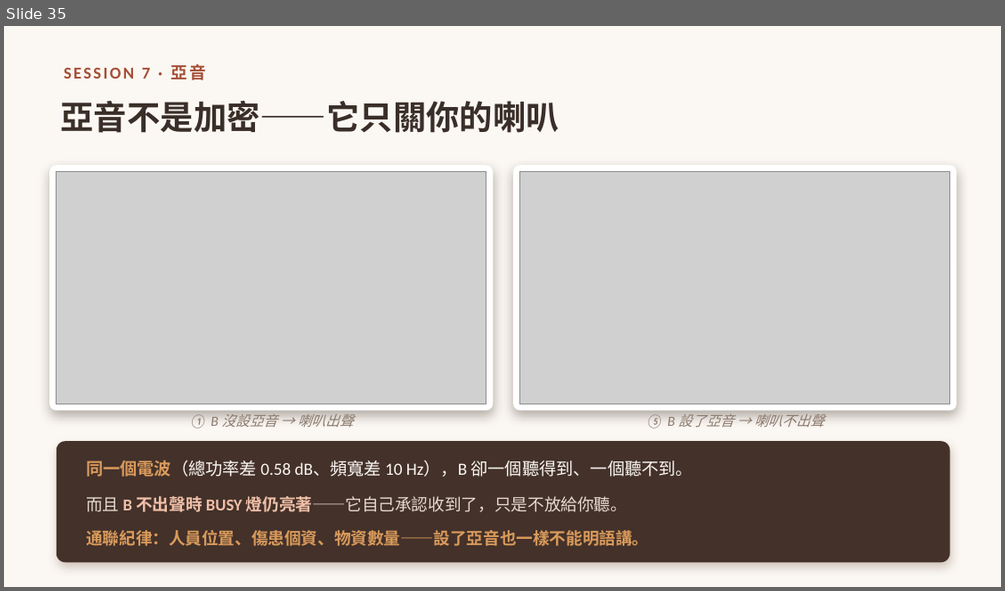
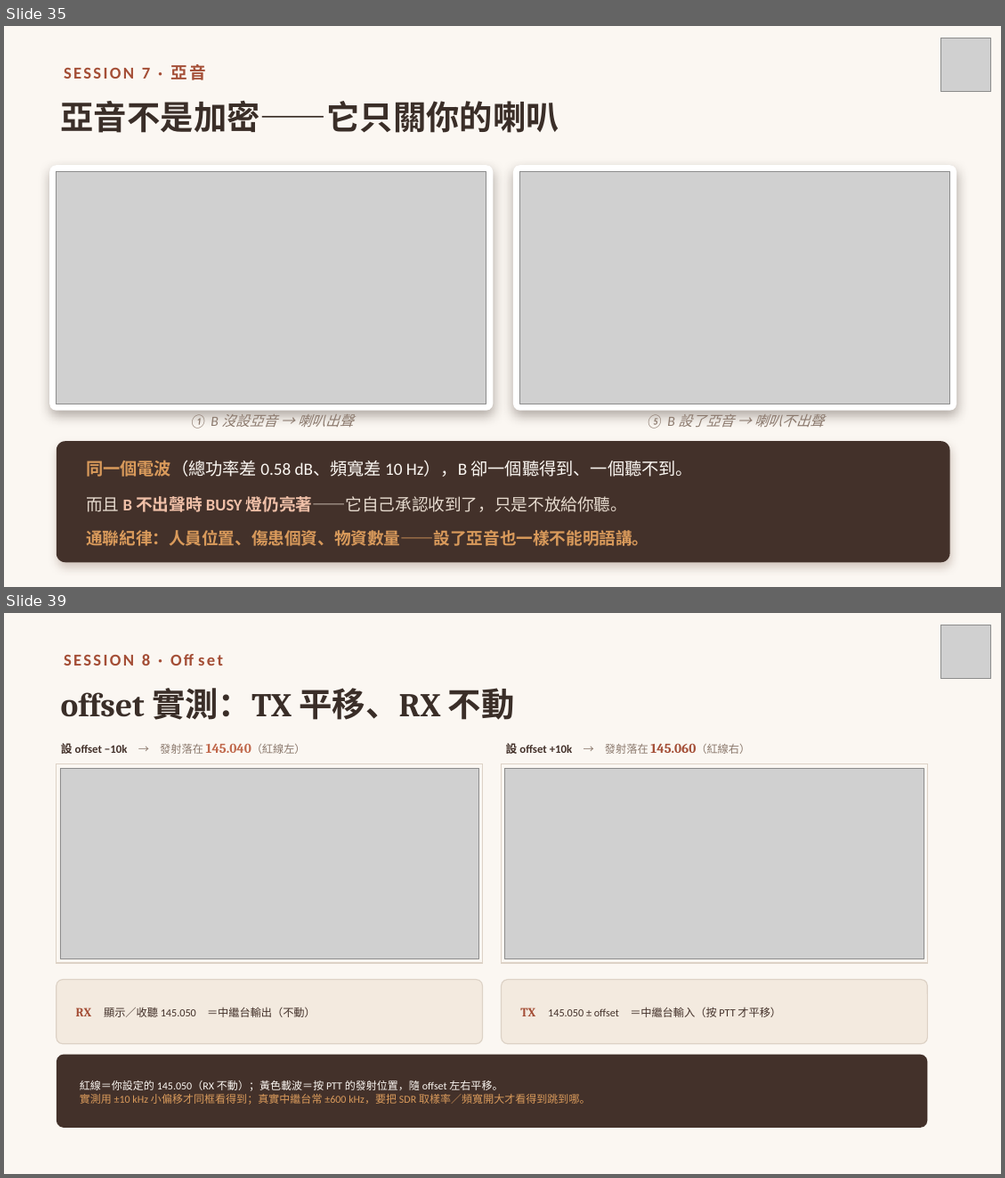
Before and after one commit to winson3QQ/Radio-Advanced, a slide deck: 投影片/進階無線電_第一節_課程投影片.pptx. Shown one above the other, each under a label of ours: slide 35 before the commit, slides 35 and 39 after it; the slides between them are not shown. The pictures are 1005x591 and 1005x1178 pixels, drawn with LibreOffice and Linux fonts; fonts in the diff are those of the drawing; grey boxes stand for pictures. Boxes give left, top, right and bottom in pixels: in the first picture for what was removed or moved away, otherwise in the second. Text is boxed around its words. In the diff, an @@ line names an element or a change of style, - is before the commit and + after.

```diff
--- a/投影片/進階無線電_第一節_課程投影片.pptx
+++ b/投影片/進階無線電_第一節_課程投影片.pptx
@@ slide 39 added at [4,613,1001,1174], background #FBF7F2 @@
@@ picture added at [941,625,990,679] @@
@@ text added at [142,654,150,666], 16 pt, text #A44E36, bold @@
+SESSION 8 · Offset
@@ text added at [61,688,515,720], 32 pt, text #3A2E28, bold @@
+offset 實測：TX 平移、RX 不動
@@ text added at [61,743,306,754], 11 pt, text #43312A, bold @@
+設 offset −10k → 發射落在 145.040（紅線左）
@@ text added at [506,743,750,754], 11 pt, text #43312A, bold @@
+設 offset +10k → 發射落在 145.060（紅線右）
@@ rectangle added at [57,764,483,963], outline #DDD2C6 1 pt @@
@@ picture added at [60,768,479,958] @@
@@ rectangle added at [502,764,928,963], outline #DDD2C6 1 pt @@
@@ picture added at [505,768,923,958] @@
@@ rounded rectangle added at [57,980,483,1044], fill #F3EADF, outline #DDD2C6 1 pt @@
@@ rounded rectangle added at [502,980,928,1044], fill #F3EADF, outline #DDD2C6 1 pt @@
@@ text added at [76,1006,316,1017], 10.5 pt, text #43312A @@
+RX 顯示／收聽 145.050 ＝中繼台輸出（不動）
@@ text added at [520,1006,781,1017], 10.5 pt, text #43312A @@
+TX 145.050 ± offset ＝中繼台輸入（按 PTT 才平移）
@@ rounded rectangle added at [57,1054,928,1127], fill #43312A @@
@@ text added at [80,1080,591,1104], 10.3 pt, text #D99A5B @@
+紅線＝你設定的 145.050（RX 不動）；黃色載波＝按 PTT 的發射位置，隨 offset 左右平移。
+實測用 ±10 kHz 小偏移才同框看得到；真實中繼台常 ±600 kHz，要把 SDR 取樣率／頻寬開大才看得到跳到哪。
@@ slide 35 changed as well @@
@@ picture added at [941,38,990,92] @@
```
Also in this commit, not shown: 46 other slides changed, 6 other slides added, 1 slide removed, 6 other files.
